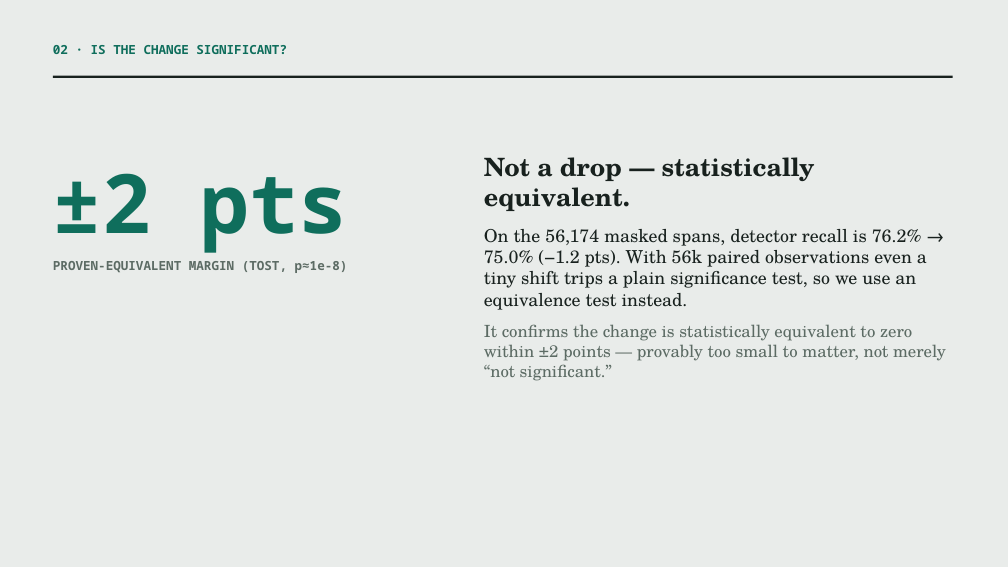
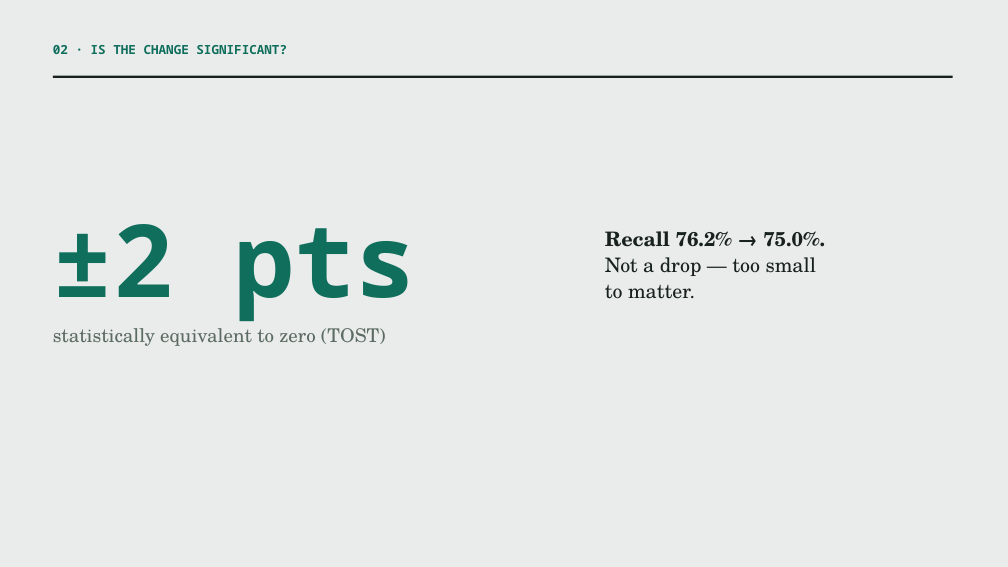
Before and after one commit to Custodian-Labs/guardian-layer-phi-benchmark, a slide deck: slide 3 of docs/guardian_layer_internal.pptx. Drawn at 1008x567 pixels with LibreOffice and Linux fonts; fonts in the diff are those of the drawing. Boxes give left, top, right and bottom in pixels: in the first picture for what was removed or moved away, otherwise in the second. Text is boxed around its words. In the diff, an @@ line names an element or a change of style, - is before the commit and + after.

Commit message:
Decks: minimal redesign — big numbers, one example per slide, no paragraphs
Stripped all multi-sentence prose. Each slide now carries a headline number/
phrase plus at most one before->after example. External 5 slides, internal 6;
ZH PDFs mirror. Fixed big-number/subtitle overlap in the PDF layout.

```diff
--- a/docs/guardian_layer_internal.pptx
+++ b/docs/guardian_layer_internal.pptx
@@ text "±2 pts": place and size @@
-text "±2 pts" at bbox=[53, 173, 348, 273]
+text "±2 pts" at bbox=[53, 224, 415, 346]
@@ text at bbox=[53, 224, 415, 322]: size 78 to 96 pt in "±2 pts"; less space between paragraphs @@
@@ text at bbox=[605, 231, 825, 299]: text changed; size 17 to 19 pt @@
-Not a drop — statistically equivalent.
-On the 56,174 masked spans, detector recall is 76.2% → 75.0% (−1.2 pts). With 56k paired observations even a tiny shift trips a plain significance test, so we use an equivalence test instead.
-It confirms the change is statistically equivalent to zero within ±2 points — provably too small to matter, not merely “not significant.”
+Recall 76.2% → 75.0%.
+Not a drop — too small
+to matter.
@@ text at bbox=[53, 328, 386, 346]: text changed; size 12 to 18 pt; font Noto Sans Mono to TeX Gyre Schola; bold off @@
-PROVEN-EQUIVALENT MARGIN (TOST, p≈1e-8)
+statistically equivalent to zero (TOST)
```
Also in this commit, not shown: 5 other slides changed, 6 other files.
